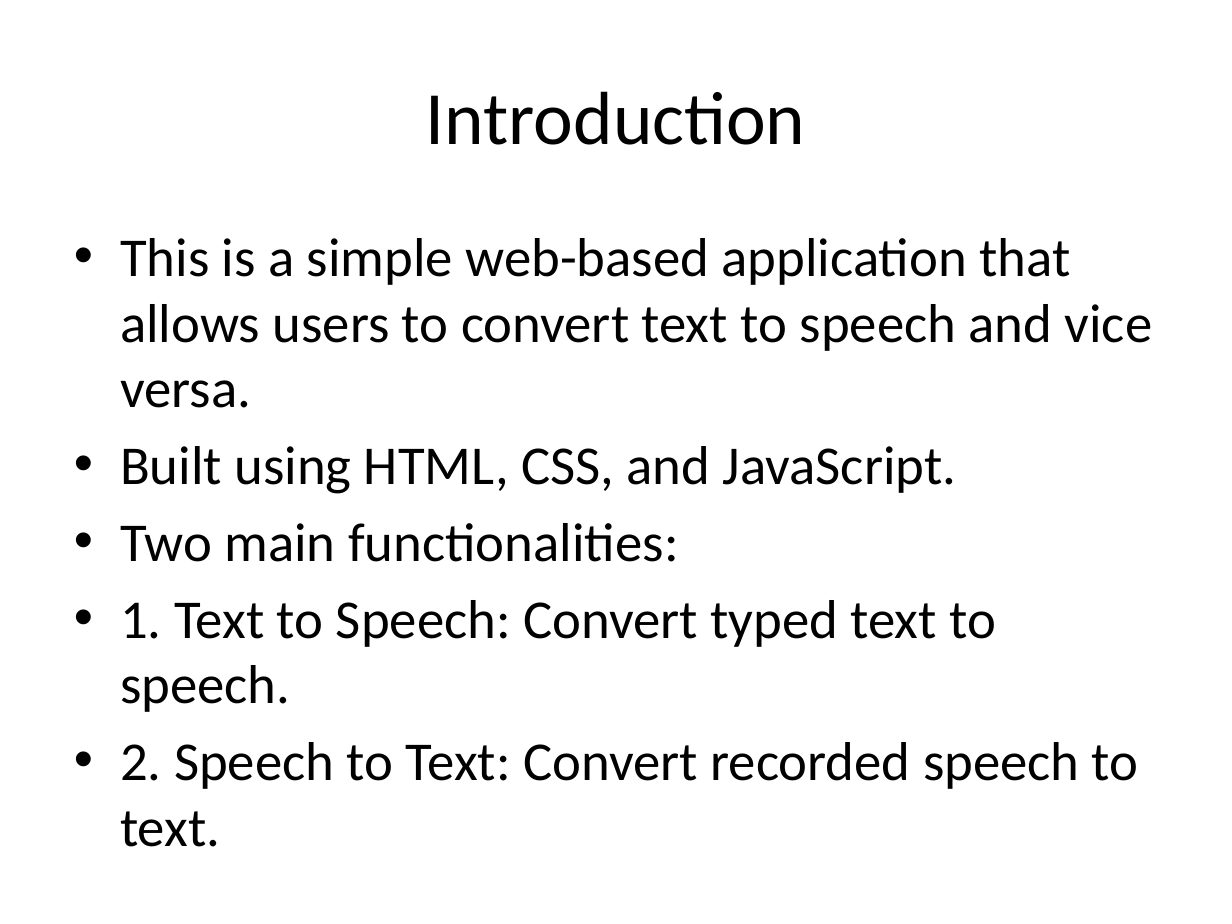
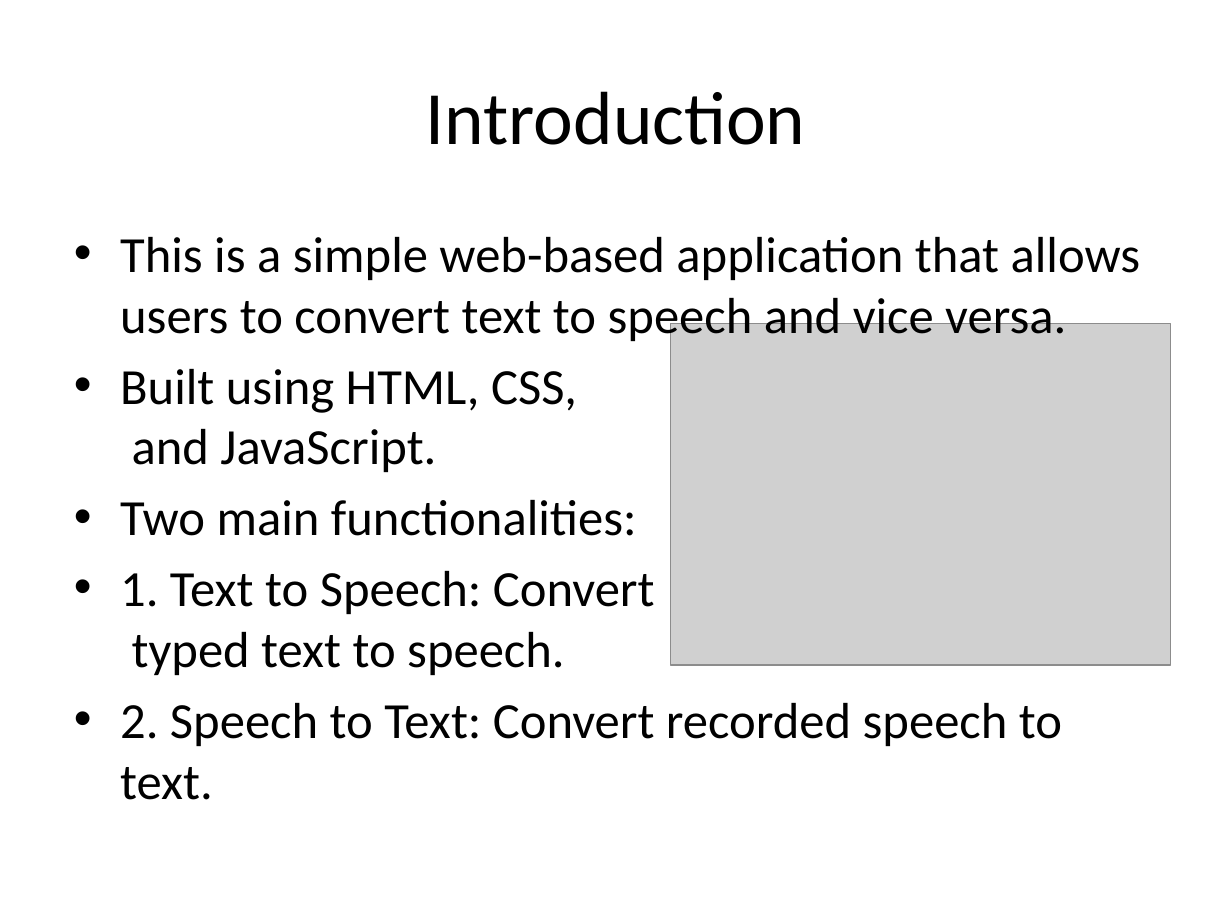
Before and after one commit to HimanshuBisht23L/Speech_TextConverter, a slide deck: slide 2 of PPTs/Text_to_Speech_Converter_Presentation.pptx. Drawn at 1232x924 pixels with LibreOffice and Linux fonts; fonts in the diff are those of the drawing; grey boxes stand for pictures. Boxes give left, top, right and bottom in pixels: in the first picture for what was removed or moved away, otherwise in the second. Text is boxed around its words. In the diff, an @@ line names an element or a change of style, - is before the commit and + after.

```diff
--- a/PPTs/Text_to_Speech_Converter_Presentation.pptx
+++ b/PPTs/Text_to_Speech_Converter_Presentation.pptx
@@ text "This is a simple web-based ..." at (x1=120, y1=237, x2=1141, y2=800): size 32 to 29.6 pt @@
@@ picture added at (x1=670, y1=324, x2=1170, y2=665) @@
```
Also in this commit, not shown: 3 other slides changed, 1 slide added, 1 other file.
